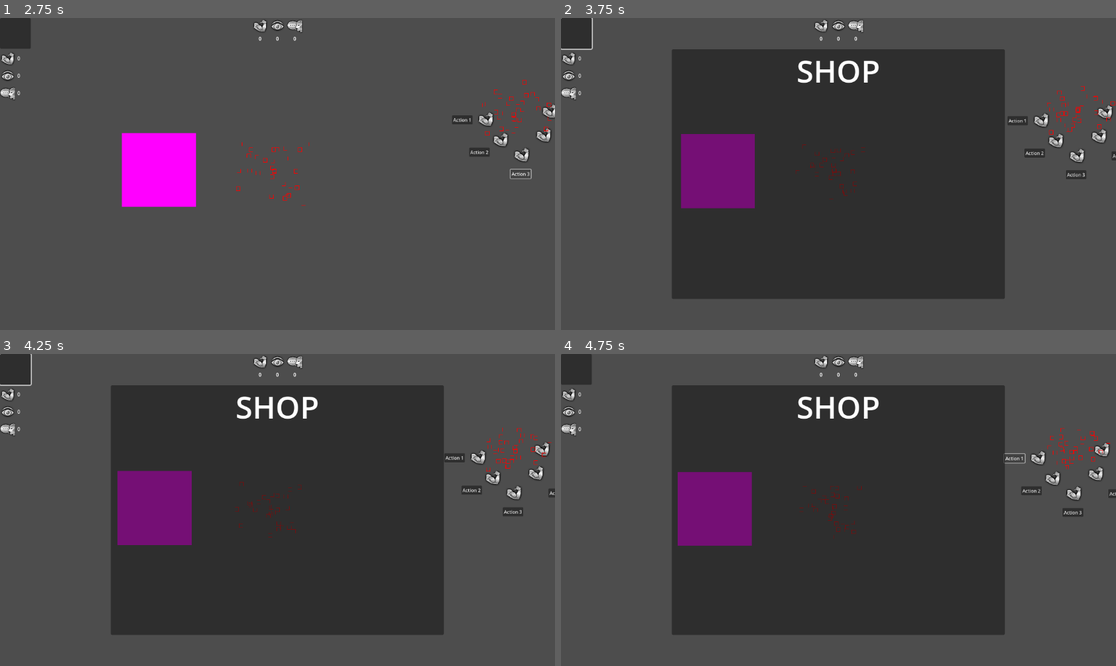
Above: before the commit, frames 1-4 (two rows, left to right).
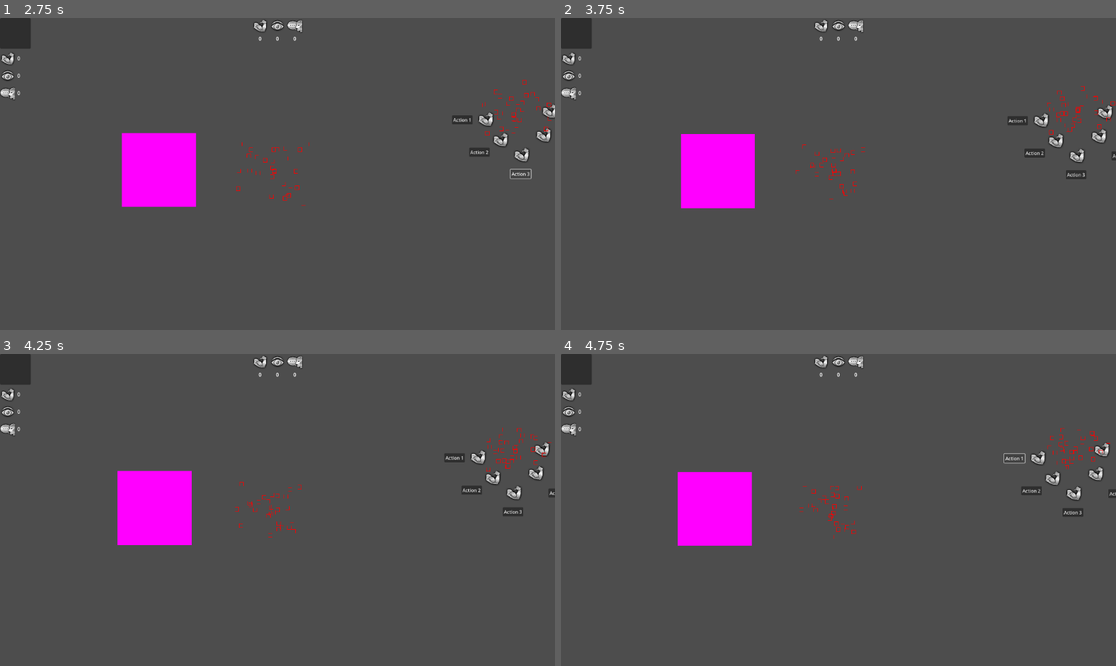
Above: after the commit, the same moments.

Repository: ketexon/ld56-team-3
Game: Godot game, scene res://game.tscn
Two runs of this game, one before a commit and one after it. Both use one fixed random seed, a clock stepped at 60 frames per second and the inputs below.
Inputs (mouse positions are in pixels of both pictures, inside the frame that each line leads up to):
- Up to frame 1 (2.75 s): click "Action 1" at 0.5 s; click "Action 2" at 1.25 s; click "Action 3" at 2 s
- Up to frame 2 (3.75 s): click (577, 33) at 2.75 s; click (988, 64) at 3.52 s
- Up to frame 3 (4.25 s): no input
- Up to frame 4 (4.75 s): click "Action 1" at 4.25 s

Frame 1 is identical in both runs. In frame 2, 48% of the frame differs, in the area x 0-80%, y 0-90%; in frame 3, 48%; in frame 4, 48%.

Commit message:
added stupid shopclosebutton

Diff:
--- a/Shop/Shop.gd
+++ b/Shop/Shop.gd
@@ -6,6 +6,7 @@
 @export var button_prefab: PackedScene
 @onready var button_container: Control = %ShopButtonContainer
 
+
 func _ready():
 	instance = self
 	visible = false
@@ -13,3 +14,9 @@
 		var button := button_prefab.instantiate() as Button
 		button_container.add_child(button)
 		button.initialize(shop_item)
+
+
+
+
+func _on_button_pressed() -> void:
+	self.hide()
--- a/Shop/Shop.tscn
+++ b/Shop/Shop.tscn
@@ -49,3 +49,18 @@
 theme_override_constants/h_separation = 8
 theme_override_constants/v_separation = 8
 columns = 2
+
+[node name="Button" type="Button" parent="."]
+custom_minimum_size = Vector2(64, 64)
+layout_mode = 1
+anchors_preset = -1
+anchor_left = 0.7
+anchor_top = 0.1
+anchor_right = 0.8
+anchor_bottom = 0.1
+offset_left = 48.6
+offset_top = 0.199997
+offset_right = -0.600037
+offset_bottom = 64.2
+
+[connection signal="pressed" from="Button" to="." method="_on_button_pressed"]
--- a/Shop/ShopButton.tscn
+++ b/Shop/ShopButton.tscn
@@ -9,4 +9,12 @@
 size_flags_horizontal = 3
 script = ExtResource("1_damly")
 
+[node name="HBoxContainer" type="HBoxContainer" parent="."]
+layout_mode = 1
+anchors_preset = 15
+anchor_right = 1.0
+anchor_bottom = 1.0
+grow_horizontal = 2
+grow_vertical = 2
+
 [connection signal="pressed" from="." to="." method="_on_ShopButton_pressed"]
--- a/game.tscn
+++ b/game.tscn
@@ -1,9 +1,11 @@
-[gd_scene load_steps=8 format=3 uid="uid://b33kuaqm0s1q"]
+[gd_scene load_steps=10 format=3 uid="uid://b33kuaqm0s1q"]
 
 [ext_resource type="Script" path="res://CameraControls.gd" id="1_6r02h"]
 [ext_resource type="PackedScene" uid="uid://blqoqhbium4lv" path="res://Colony/Colony.tscn" id="2_mulan"]
+[ext_resource type="Script" path="res://Shop/ShopItem.gd" id="3_kwj6s"]
 [ext_resource type="PackedScene" uid="uid://bhw1scxos7xws" path="res://Selection/TinyCreatureSelector.tscn" id="3_nht5s"]
 [ext_resource type="PackedScene" uid="uid://bbqbwkcy3s6en" path="res://UI.tscn" id="4_b05wy"]
+[ext_resource type="Resource" uid="uid://1nnbchgsiedh" path="res://Shop/ShopItem/clout.tres" id="4_hj2xi"]
 [ext_resource type="Script" path="res://GResource/GResource.gd" id="5_63egg"]
 
 [sub_resource type="RectangleShape2D" id="RectangleShape2D_6qwmq"]
@@ -21,6 +23,7 @@
 player = false
 
 [node name="Colony" parent="." instance=ExtResource("2_mulan")]
+available_shop_items = Array[ExtResource("3_kwj6s")]([ExtResource("4_hj2xi")])
 
 [node name="CanvasLayer" parent="." instance=ExtResource("4_b05wy")]
 
Not shown: 1 places in Shop/Shop.tscn that only renumber resources
Not shown: 1 places in UI.tscn that only renumber resources
